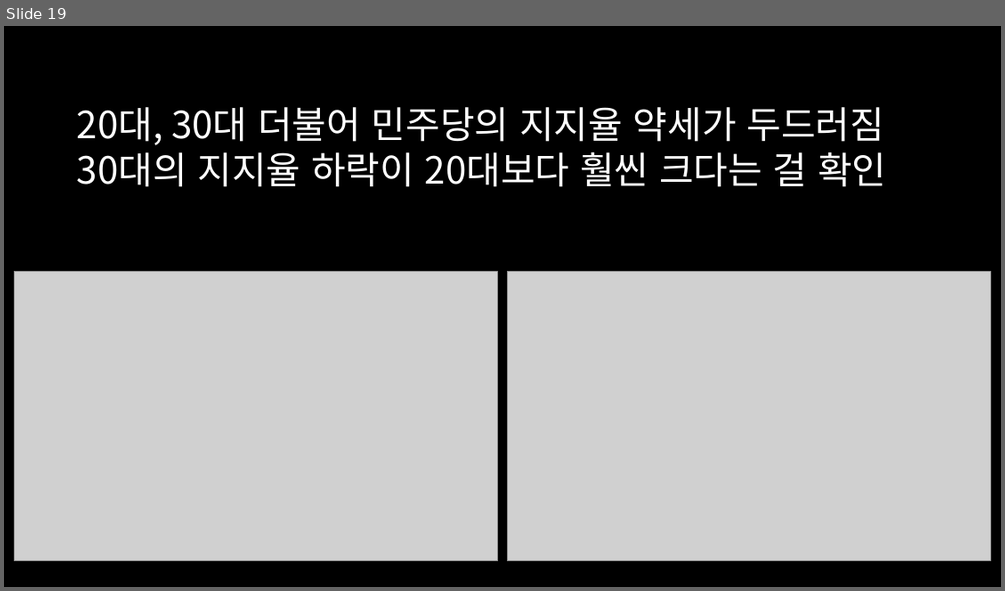
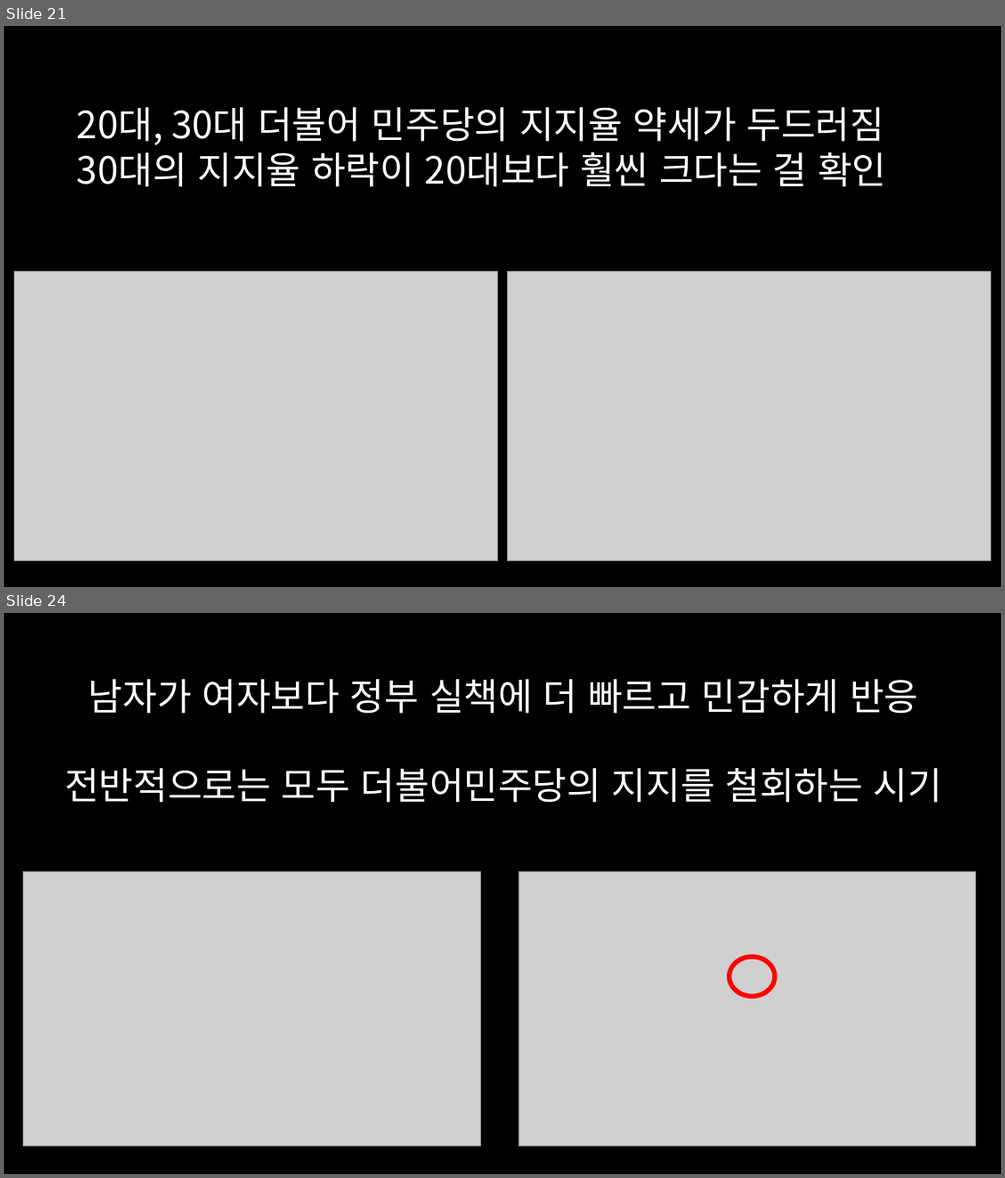
Before and after one commit to dschloe/streamlit-election-analysis, a slide deck: 프레젠테이션1.pptx. Shown one above the other, each under a label of ours: slide 19 before the commit, slides 21 and 24 after it; the slides between them are not shown. The pictures are 1005x591 and 1005x1178 pixels, drawn with LibreOffice and Linux fonts; fonts in the diff are those of the drawing; grey boxes stand for pictures. Boxes give left, top, right and bottom in pixels: in the first picture for what was removed or moved away, otherwise in the second. Text is boxed around its words. In the diff, an @@ line names an element or a change of style, - is before the commit and + after.

```diff
--- a/프레젠테이션1.pptx
+++ b/프레젠테이션1.pptx
@@ slide 24 added at (x1=4, y1=613, x2=1001, y2=1174), background #000000 @@
@@ text added at (x1=65, y1=679, x2=942, y2=803), 36 pt, text #FFFFFF @@
+남자가 여자보다 정부 실책에 더 빠르고 민감하게 반응
+전반적으로는 모두 더불어민주당의 지지를 철회하는 시기
@@ picture added at (x1=24, y1=872, x2=480, y2=1146) @@
@@ picture added at (x1=518, y1=872, x2=975, y2=1146) @@
@@ ellipse added at (x1=729, y1=957, x2=775, y2=996), outline #FF0000 4.5 pt @@
@@ what was slide 19 is now slide 21 @@
```
Also in this commit, not shown: 3 slides changed, 11 other slides added, 14 other files.
